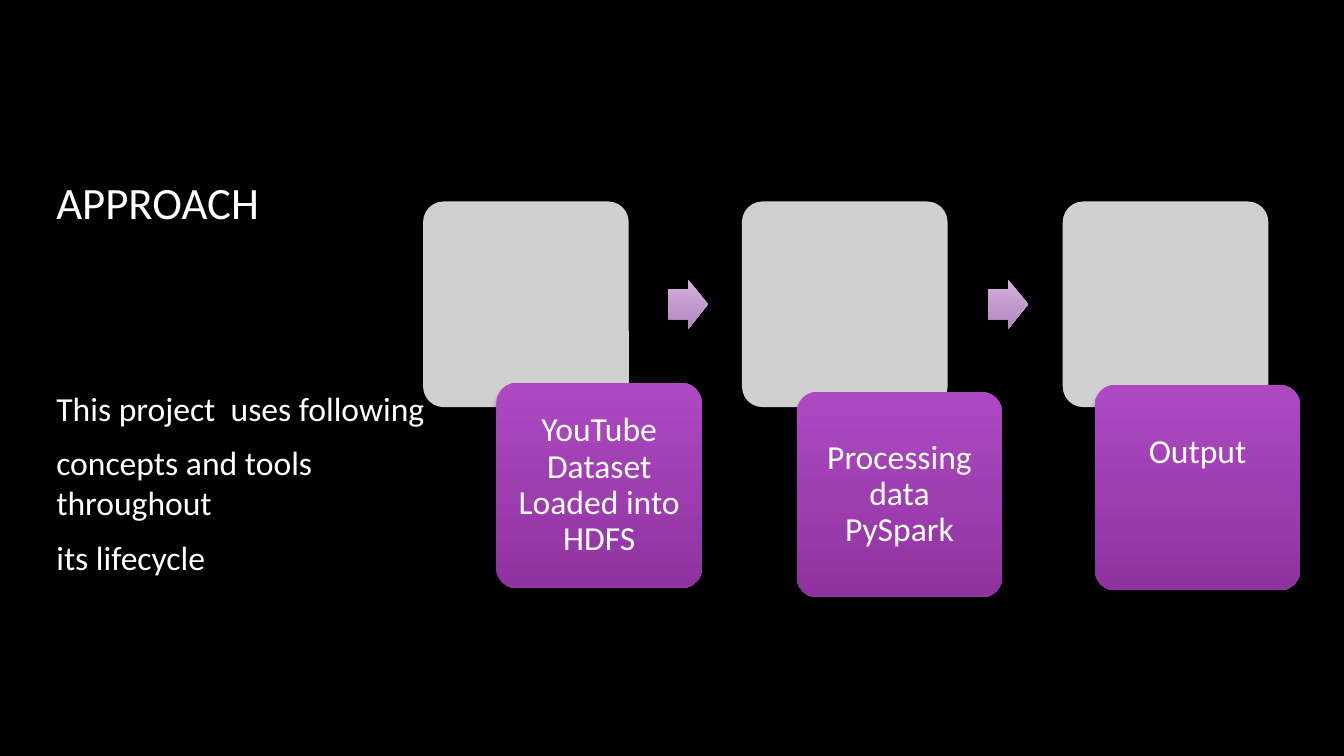
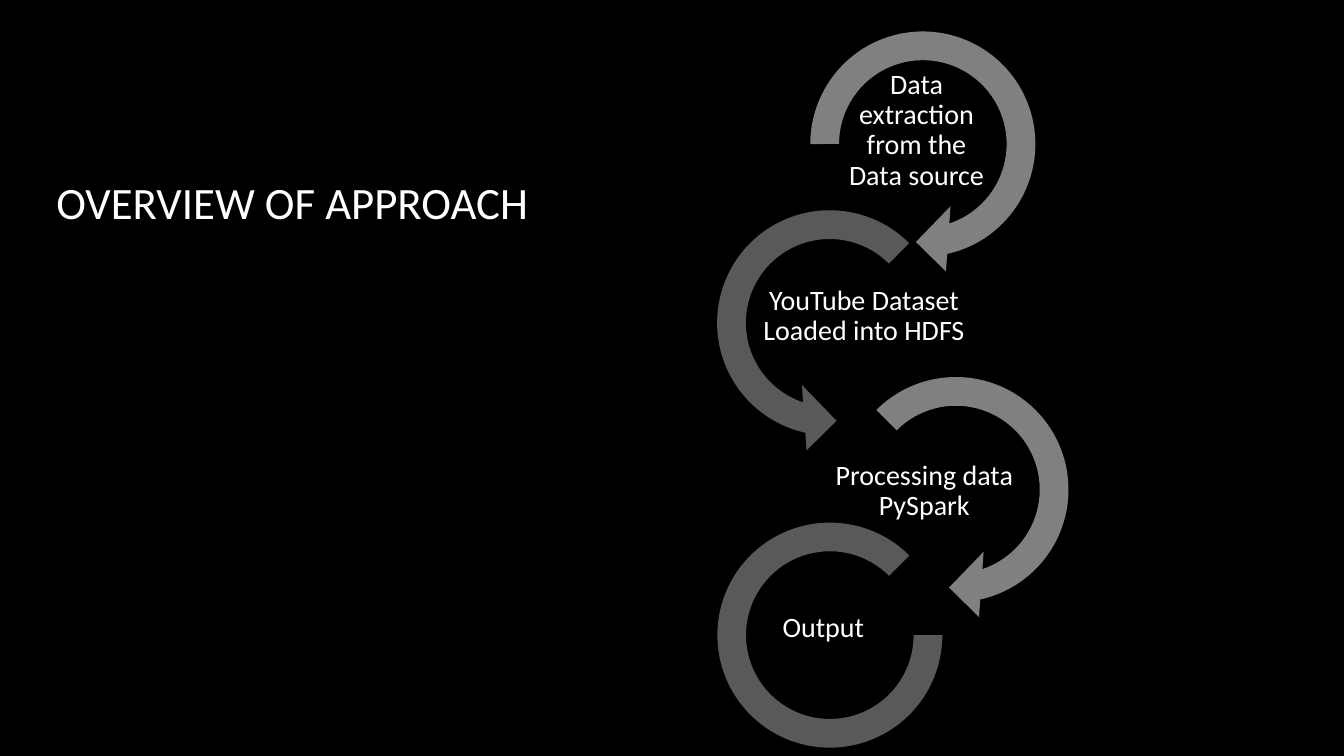
Before and after one commit to EvanGrill/CS436_Big_Data_Systems, a slide deck: slide 7 of doc/Bigdataproposal.pptx (slide 8 before the commit). Drawn at 1344x756 pixels with LibreOffice and Linux fonts; fonts in the diff are those of the drawing; grey boxes stand for pictures; background and template pictures are left out. Boxes give left, top, right and bottom in pixels: in the first picture for what was removed or moved away, otherwise in the second. Text is boxed around its words. In the diff, an @@ line names an element or a change of style, - is before the commit and + after.

```diff
--- a/doc/Bigdataproposal.pptx
+++ b/doc/Bigdataproposal.pptx
@@ title at <box>56,190,528,220</box>: text changed @@
-APPROACH
+OVERVIEW OF APPROACH
@@ text "YouTube Dataset Loaded into HDFS": place and size @@
-text "YouTube Dataset Loaded into HDFS" at <box>519,417,680,550</box>
+text "YouTube Dataset Loaded into HDFS" at <box>763,290,964,341</box>
@@ group removed at <box>423,202,1301,598</box>: 3 pictures, 3 rounded rectangles, 2 right arrows @@
@@ text removed at <box>56,397,424,576</box> @@
-This project uses following
-concepts and tools throughout
-its lifecycle
@@ text "Processing data PySpark": place and size @@
-text "Processing data PySpark" at <box>827,446,972,547</box>
+text "Processing data PySpark" at <box>836,465,1013,520</box>
@@ group added at <box>699,13,1087,747</box>: 2 circular arrows, 1 text, 1 left circular arrow, 1 arch (boxed as its full ring) @@
+Data extraction from the Data source
@@ size 24 to 20 pt; less space between paragraphs in 3 elements at <box>836,465,1013,520</box>, <box>763,290,964,341</box>, <box>783,619,864,642</box> @@
@@ text "Output": place and size @@
-text "Output" at <box>1149,441,1247,469</box>
+text "Output" at <box>783,619,864,642</box>
```
Also in this commit, not shown: 7 other slides changed, 3 slides added, 3 slides removed.
